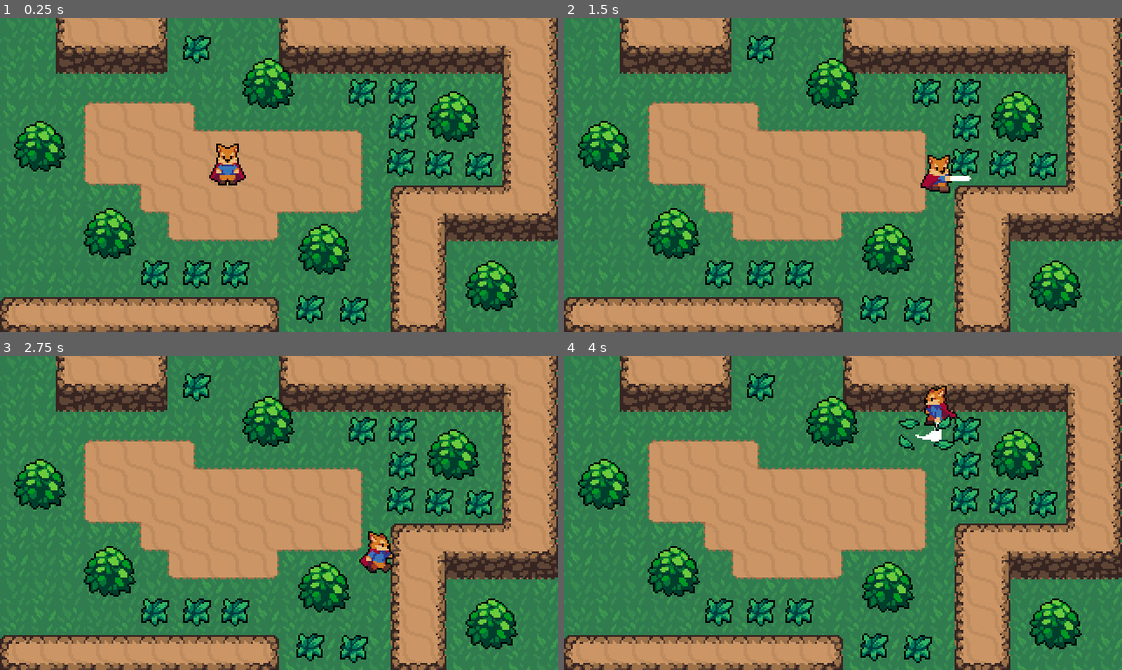
Above: before the commit, frames 1-4 (two rows, left to right).
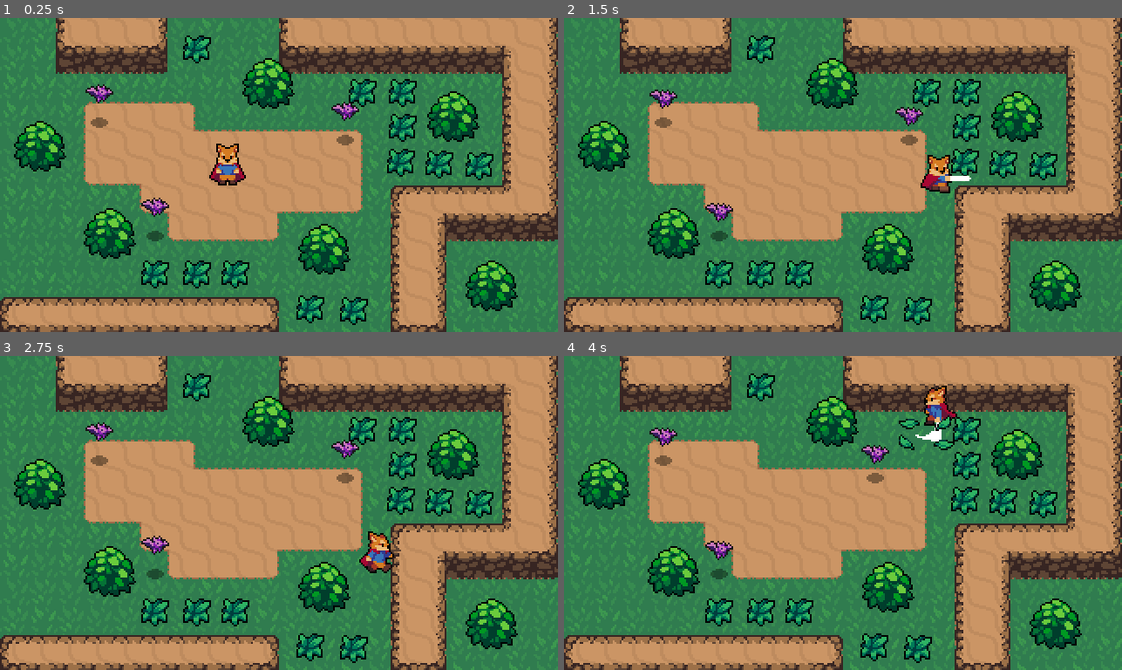
Above: after the commit, the same moments.

Repository: JayMil/godot-ActionRPG
Game: Godot game, scene res://World.tscn
Two runs of this game, one before a commit and one after it. Both use one fixed random seed, a clock stepped at 60 frames per second and the inputs below.
Inputs:
- Up to frame 1 (0.25 s): no input
- Up to frame 2 (1.5 s): hold Right (ui_right) 0.53-1.28 s; tap K (roll) at 0.6 s; hold Down (ui_down) from 1.28 s (still down); tap Space (attack) at 1.35 s
- Up to frame 3 (2.75 s): tap K (roll) at 1.55, 2.1 s; release Down (ui_down) at 2.03 s; hold Right (ui_right) from 2.03 s (still down)
- Up to frame 4 (4 s): release Right (ui_right) at 2.78 s; hold Up (ui_up) 2.78-3.53 s; tap K (roll) at 2.85, 3.8 s; hold Left (ui_left) from 3.53 s (still down); tap Space (attack) at 3.6 s

The runs differ from the first frame. In frame 1, 0.7% of the frame differs, in the area x 15-65%, y 21-72%; in frame 2, 0.7%, in the area x 15-65%, y 22-72%; in frame 3, 0.7%; in frame 4, 0.7%.

Commit message:
Add bat with knockback when hit

Diff:
--- /dev/null
+++ b/Enemies/Bat.gd
@@ -0,0 +1,11 @@
+extends KinematicBody2D
+
+var knockback = Vector2.ZERO
+
+func _physics_process(delta):
+	knockback = knockback.move_toward(Vector2.ZERO, 200 * delta)
+	knockback = move_and_slide(knockback)
+
+
+func _on_Hurtbox_area_entered(area):
+	knockback = area.knockback_vector * 120
--- /dev/null
+++ b/Enemies/Bat.tscn
@@ -0,0 +1,67 @@
+[gd_scene load_steps=13 format=2]
+
+[ext_resource path="res://Enemies/Bat.png" type="Texture" id=1]
+[ext_resource path="res://Shadows/SmallShadow.png" type="Texture" id=2]
+[ext_resource path="res://Hitboxes and Hurtboxes/Hurtbox.tscn" type="PackedScene" id=3]
+[ext_resource path="res://Enemies/Bat.gd" type="Script" id=4]
+
+[sub_resource type="AtlasTexture" id=1]
+atlas = ExtResource( 1 )
+region = Rect2( 0, 0, 16, 24 )
+
+[sub_resource type="AtlasTexture" id=2]
+atlas = ExtResource( 1 )
+region = Rect2( 16, 0, 16, 24 )
+
+[sub_resource type="AtlasTexture" id=3]
+atlas = ExtResource( 1 )
+region = Rect2( 32, 0, 16, 24 )
+
+[sub_resource type="AtlasTexture" id=4]
+atlas = ExtResource( 1 )
+region = Rect2( 48, 0, 16, 24 )
+
+[sub_resource type="AtlasTexture" id=5]
+atlas = ExtResource( 1 )
+region = Rect2( 64, 0, 16, 24 )
+
+[sub_resource type="SpriteFrames" id=6]
+animations = [ {
+"frames": [ SubResource( 1 ), SubResource( 2 ), SubResource( 3 ), SubResource( 4 ), SubResource( 5 ) ],
+"loop": true,
+"name": "Fly",
+"speed": 10.0
+} ]
+
+[sub_resource type="CircleShape2D" id=7]
+radius = 4.0
+
+[sub_resource type="CapsuleShape2D" id=8]
+radius = 7.0
+height = 4.0
+
+[node name="Bat" type="KinematicBody2D"]
+collision_layer = 16
+script = ExtResource( 4 )
+
+[node name="AnimatedBatSprite" type="AnimatedSprite" parent="."]
+frames = SubResource( 6 )
+animation = "Fly"
+playing = true
+offset = Vector2( 0, -12 )
+
+[node name="ShadowSprite" type="Sprite" parent="."]
+texture = ExtResource( 2 )
+
+[node name="CollisionShape2D" type="CollisionShape2D" parent="."]
+shape = SubResource( 7 )
+
+[node name="Hurtbox" parent="." instance=ExtResource( 3 )]
+collision_layer = 8
+
+[node name="CollisionShape2D" parent="Hurtbox" index="0"]
+position = Vector2( 0, -13 )
+shape = SubResource( 8 )
+[connection signal="area_entered" from="Hurtbox" to="." method="_on_Hurtbox_area_entered"]
+
+[editable path="Hurtbox"]
--- a/Player/Player.gd
+++ b/Player/Player.gd
@@ -18,9 +18,11 @@
 onready var animationPlayer = $AnimationPlayer
 onready var animationTree = $AnimationTree
 onready var animationState = animationTree.get("parameters/playback")
+onready var swordHitbox = $HitboxPivot/SwordHitbox
 
 func _ready():
 	animationTree.active = true
+	swordHitbox.knockback_vector = roll_vector
 
 func _physics_process(_delta):
 	match state:
@@ -57,6 +59,7 @@
 
 	if input_vector != Vector2.ZERO:
 		roll_vector = input_vector
+		swordHitbox.knockback_vector = input_vector
 		animationTree.set("parameters/Idle/blend_position", input_vector)
 		animationTree.set("parameters/Run/blend_position", input_vector)
 		animationTree.set("parameters/Attack/blend_position", input_vector)
--- a/Player/Player.tscn
+++ b/Player/Player.tscn
@@ -1,8 +1,9 @@
-[gd_scene load_steps=50 format=2]
+[gd_scene load_steps=51 format=2]
 
 [ext_resource path="res://Player/Player.gd" type="Script" id=1]
 [ext_resource path="res://Player/Player.png" type="Texture" id=2]
 [ext_resource path="res://Hitboxes and Hurtboxes/Hitbox.tscn" type="PackedScene" id=3]
+[ext_resource path="res://Player/SwordHitbox.gd" type="Script" id=4]
 
 [sub_resource type="CapsuleShape2D" id=1]
 radius = 4.0
@@ -659,6 +660,7 @@
 [node name="SwordHitbox" parent="HitboxPivot" instance=ExtResource( 3 )]
 position = Vector2( 15, 0 )
 collision_mask = 8
+script = ExtResource( 4 )
 
 [node name="CollisionShape2D" parent="HitboxPivot/SwordHitbox" index="0"]
 shape = SubResource( 35 )
--- /dev/null
+++ b/Player/SwordHitbox.gd
@@ -0,0 +1,3 @@
+extends Area2D
+
+var knockback_vector = Vector2.ZERO
--- a/World.tscn
+++ b/World.tscn
@@ -6,6 +6,7 @@
 [ext_resource path="res://World/DirtTileset.png" type="Texture" id=4]
 [ext_resource path="res://World/CliffTileset.png" type="Texture" id=5]
 [ext_resource path="res://World/Grass.tscn" type="PackedScene" id=6]
+[ext_resource path="res://Enemies/Bat.tscn" type="PackedScene" id=7]
 
 [sub_resource type="TileSet" id=1]
 0/name = "DirtTileset.png 0"
@@ -566,3 +567,14 @@
 
 [node name="Grass12" parent="YSort/Grass" instance=ExtResource( 6 )]
 position = Vector2( 200, 35 )
+
+[node name="Bats" type="YSort" parent="YSort"]
+
+[node name="Bat" parent="YSort/Bats" instance=ExtResource( 7 )]
+position = Vector2( 57, 60 )
+
+[node name="Bat2" parent="YSort/Bats" instance=ExtResource( 7 )]
+position = Vector2( 89, 125 )
+
+[node name="Bat3" parent="YSort/Bats" instance=ExtResource( 7 )]
+position = Vector2( 198, 70 )
--- a/project.godot
+++ b/project.godot
@@ -100,6 +100,7 @@
 2d_physics/layer_2="Player"
 2d_physics/layer_3="PlayerHurtbox"
 2d_physics/layer_4="EnemyHurtbox"
+2d_physics/layer_5="Enemy"
 
 [rendering]
 
Not shown: 1 places in World.tscn that only renumber resources
